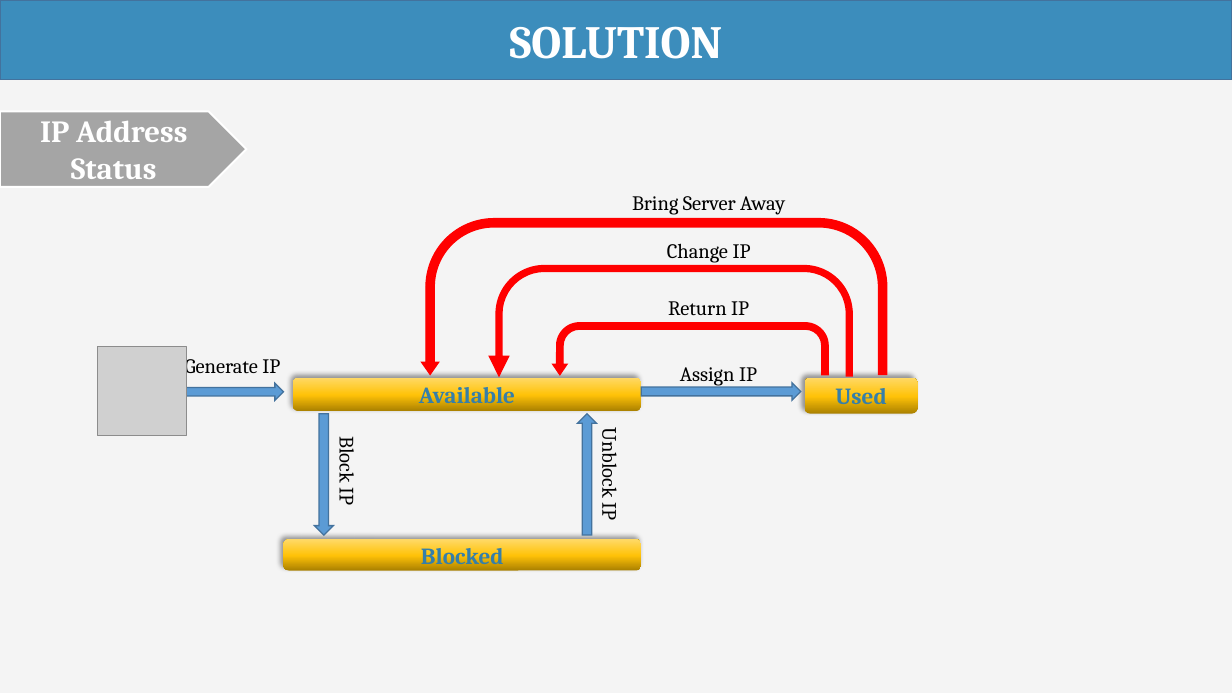
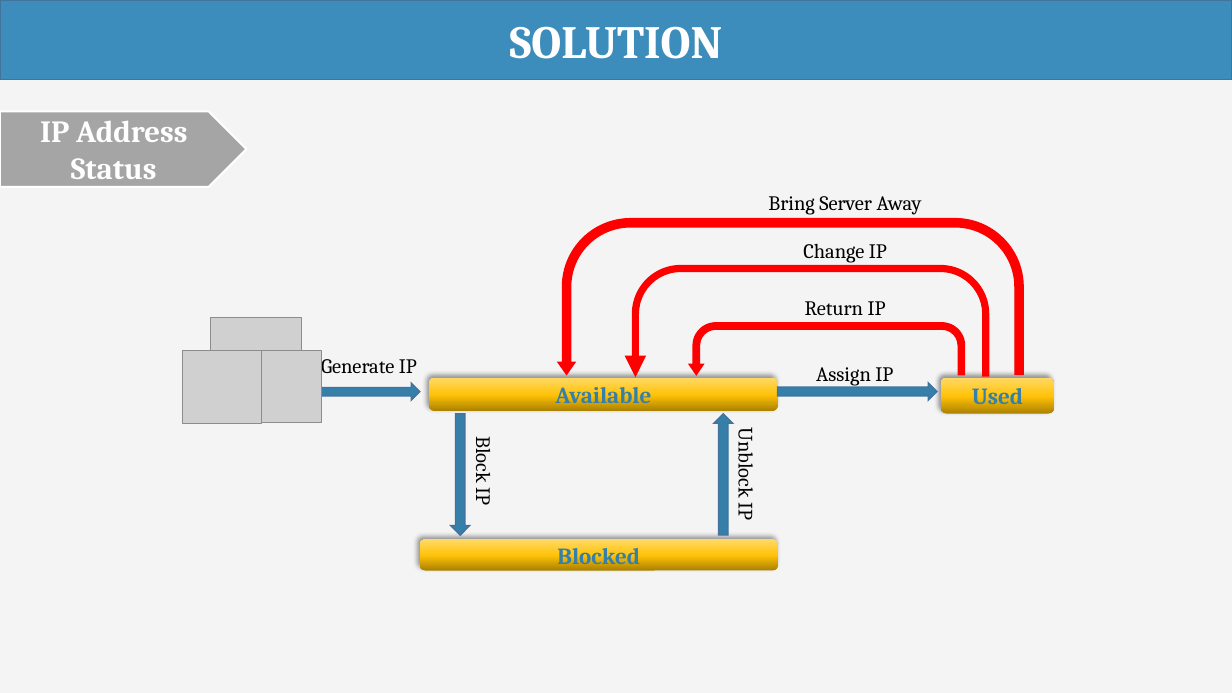
Before and after one commit to haltt051093/IMS-datacenter, a slide deck: slide 31 of Document/Presentation/IMS_20160408_Presentation.pptx. Drawn at 1232x693 pixels with LibreOffice and Linux fonts; fonts in the diff are those of the drawing; grey boxes stand for pictures. Boxes give left, top, right and bottom in pixels: in the first picture for what was removed or moved away, otherwise in the second. Text is boxed around its words. In the diff, an @@ line names an element or a change of style, - is before the commit and + after.

Commit message:
update request return rack + presentation

```diff
--- a/Document/Presentation/IMS_20160408_Presentation.pptx
+++ b/Document/Presentation/IMS_20160408_Presentation.pptx
@@ picture added at <box>210,317,301,401</box> @@
@@ picture added at <box>182,350,262,423</box> @@
@@ picture: place and size @@
-picture at <box>97,347,187,436</box>
+picture at <box>242,350,321,422</box>
@@ 7 texts, 4 right arrows, 3 rounded rectangles, 3 uturn arrows: place and size @@
-7 texts, 4 right arrows, 3 rounded rectangles, 3 uturn arrows at <box>182,196,918,571</box>
+7 texts, 4 right arrows, 3 rounded rectangles, 3 uturn arrows at <box>318,196,1054,571</box>
@@ fill #5B9BD5 to #367FA9 in 4 elements at <box>714,414,733,535</box>, <box>318,384,420,401</box>, <box>450,414,470,535</box>, <box>778,383,938,400</box> @@
```
Also in this commit, not shown: 22 other slides changed, 3 slides added, 4 other files.
